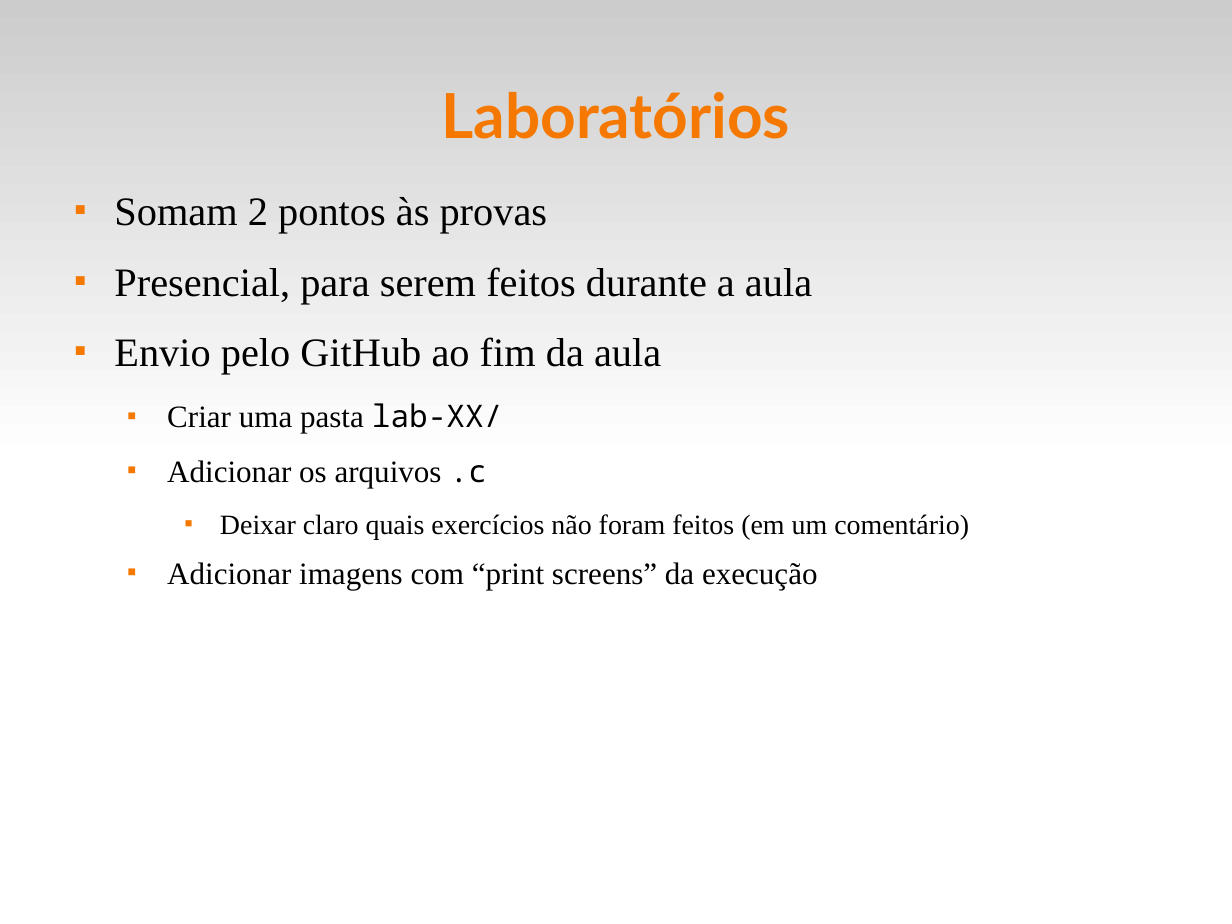
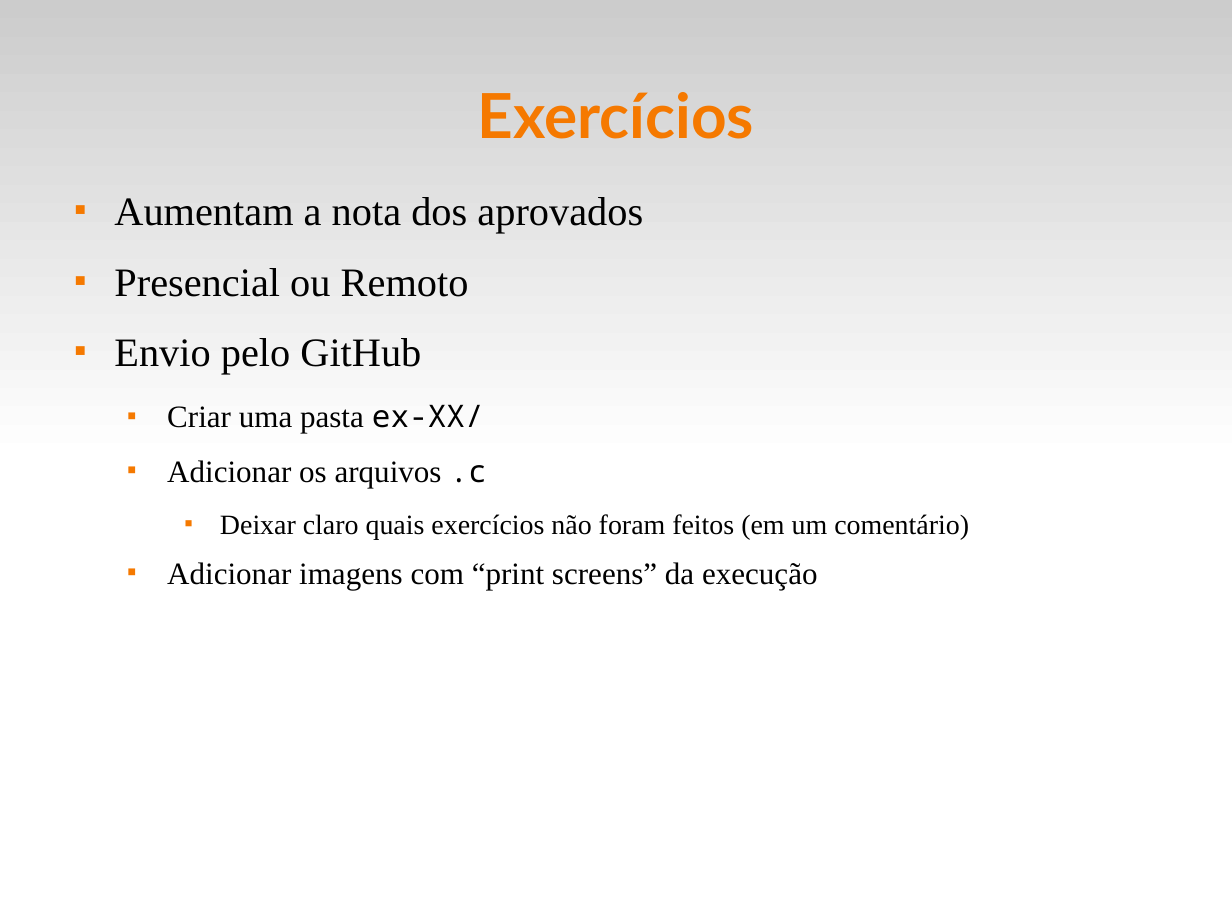
Before and after one commit to fsantanna-uerj/LP1, a slide deck: slide 10 of Slides/lp1-00-intro.odp. Drawn at 1232x924 pixels with LibreOffice and Linux fonts; fonts in the diff are those of the drawing. Boxes give left, top, right and bottom in pixels: in the first picture for what was removed or moved away, otherwise in the second. Text is boxed around its words. In the diff, an @@ line names an element or a change of style, - is before the commit and + after.

```diff
--- a/Slides/lp1-00-intro.odp
+++ b/Slides/lp1-00-intro.odp
@@ title at [478,92,754,139]: text changed @@
-Laboratórios
+Exercícios
@@ text at [114,197,643,433]: text changed @@
-■ Somam 2 pontos às provas
-■ Presencial, para serem feitos durante a aula
-■ Envio pelo GitHub ao fim da aula
-  ■ Criar uma pasta lab-XX/
+■ Aumentam a nota dos aprovados
+■ Presencial ou Remoto
+■ Envio pelo GitHub
+  ■ Criar uma pasta ex-XX/
```
Also in this commit, not shown: 8 other slides changed, 3 other files.
